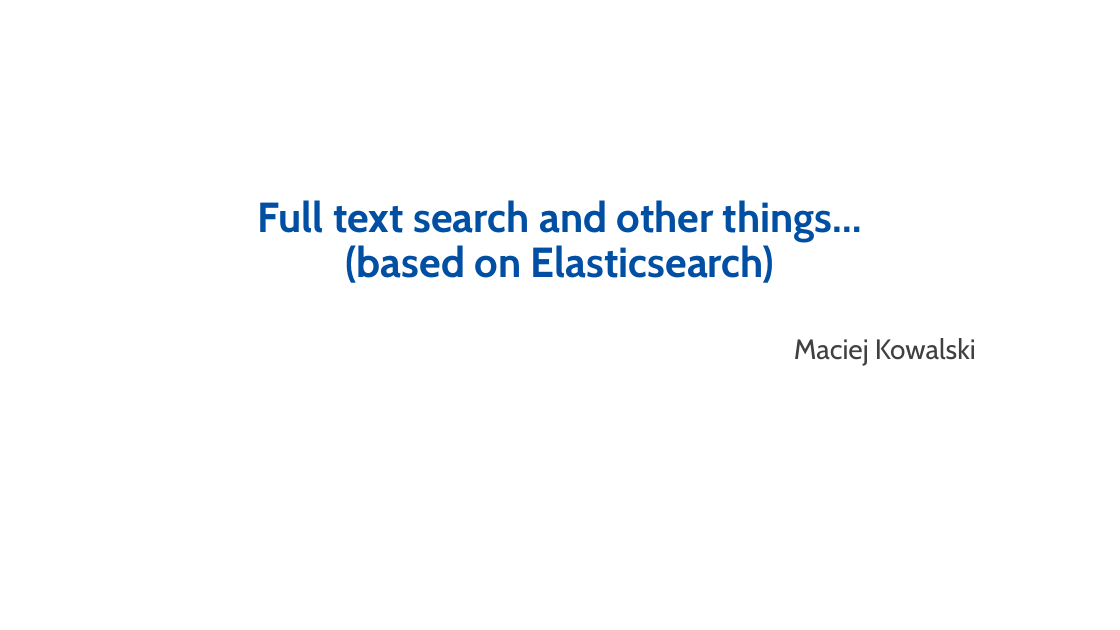
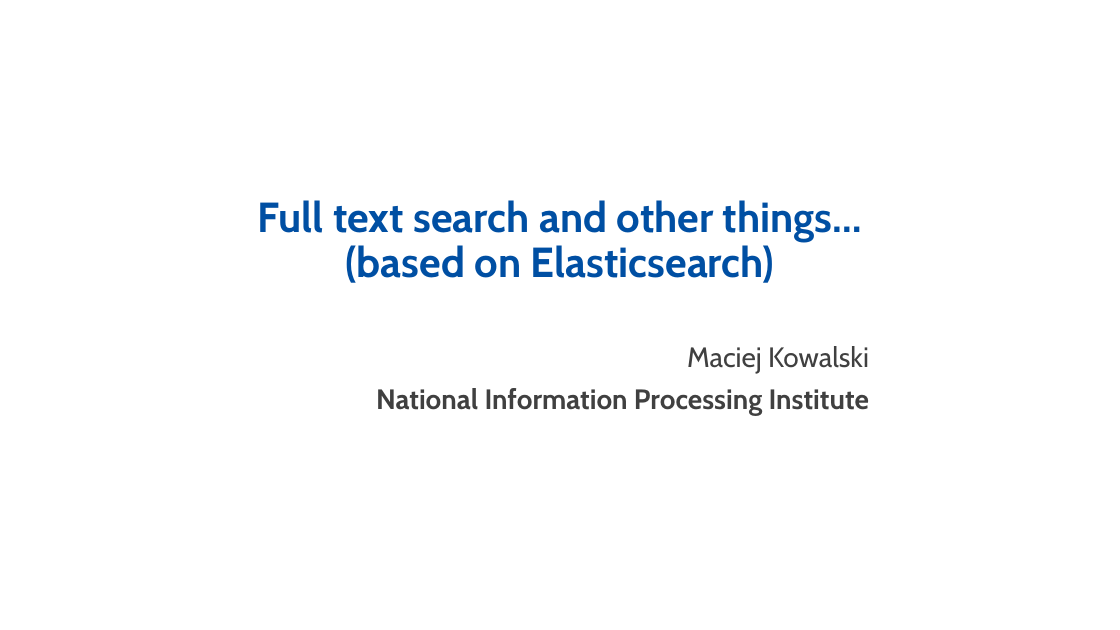
Before and after one commit to dotjabber/spinaker-elasticsearch, a slide deck: slide 1 of spinaker-elasticsearch.pptx. Drawn at 1120x630 pixels with LibreOffice and Linux fonts; fonts in the diff are those of the drawing; background and template pictures are left out. Boxes give left, top, right and bottom in pixels: in the first picture for what was removed or moved away, otherwise in the second. Text is boxed around its words. In the diff, an @@ line names an element or a change of style, - is before the commit and + after.

Commit message:
pptx updated

```diff
--- a/spinaker-elasticsearch.pptx
+++ b/spinaker-elasticsearch.pptx
@@ text "Maciej Kowalski": place and size @@
-text "Maciej Kowalski" at (794, 338, 976, 365)
+text "Maciej Kowalski" at (376, 346, 869, 415)
@@ text at (376, 388, 869, 415): paragraph added @@
+National Information Processing Institute
```
Also in this commit, not shown: 5 other slides changed, 1 slide added.
